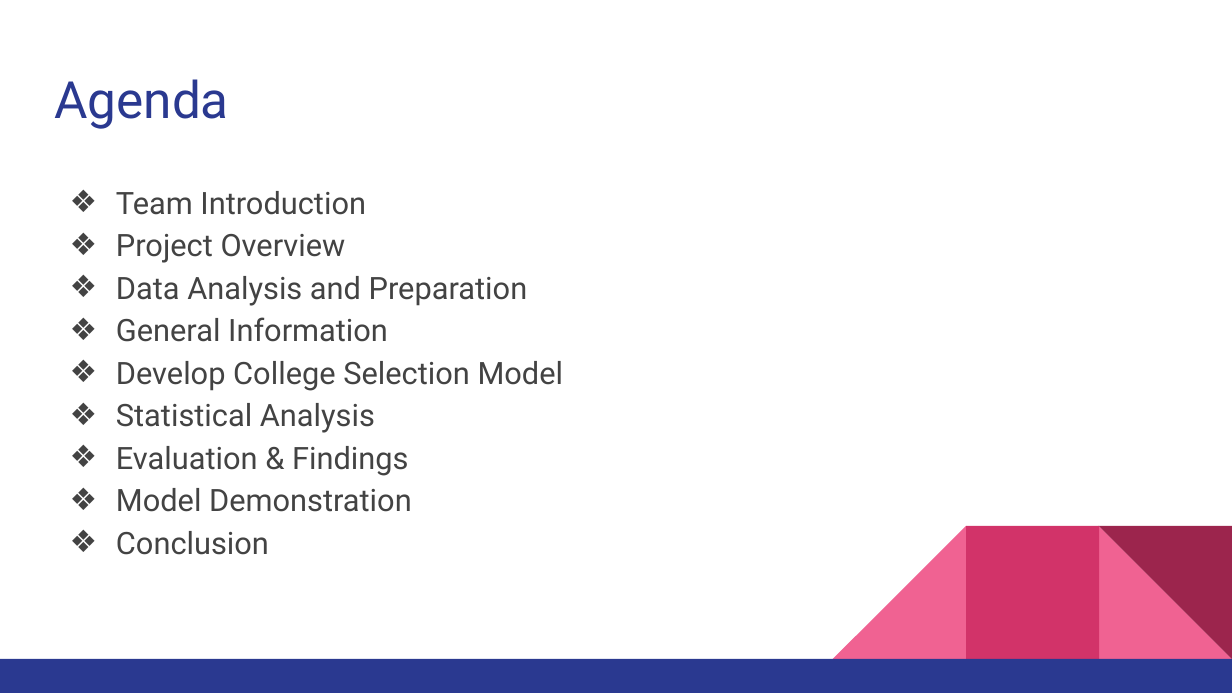
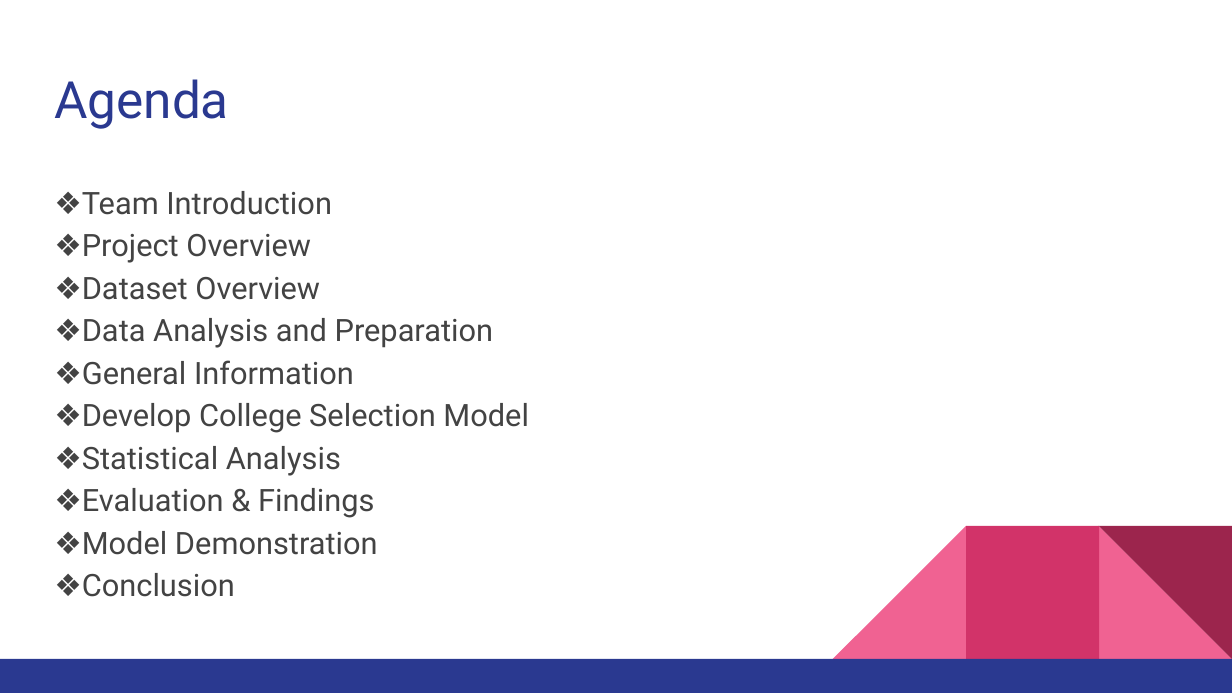
Before and after one commit to brooksrelyt/infm600, a slide deck: slide 2 of College Scorecard Analysis Project/College Selection Model Presentation.pptx. Drawn at 1232x693 pixels with LibreOffice and Linux fonts; fonts in the diff are those of the drawing. Boxes give left, top, right and bottom in pixels: in the first picture for what was removed or moved away, otherwise in the second. Text is boxed around its words. In the diff, an @@ line names an element or a change of style, - is before the commit and + after.

```diff
--- a/College Scorecard Analysis Project/College Selection Model Presentation.pptx
+++ b/College Scorecard Analysis Project/College Selection Model Presentation.pptx
@@ text at [82,191,529,597]: text changed @@
-❖ Team Introduction
-❖ Project Overview
-❖ Data Analysis and Preparation
-❖ General Information
-❖ Develop College Selection Model
-❖ Statistical Analysis
-❖ Evaluation & Findings
-❖ Model Demonstration
-❖ Conclusion
+❖Team Introduction
+❖Project Overview
+❖Dataset Overview
+❖Data Analysis and Preparation
+❖General Information
+❖Develop College Selection Model
+❖Statistical Analysis
+❖Evaluation & Findings
+❖Model Demonstration
+❖Conclusion
```
Also in this commit, not shown: 11 other slides changed, 5 slides added, 4 slides removed.
